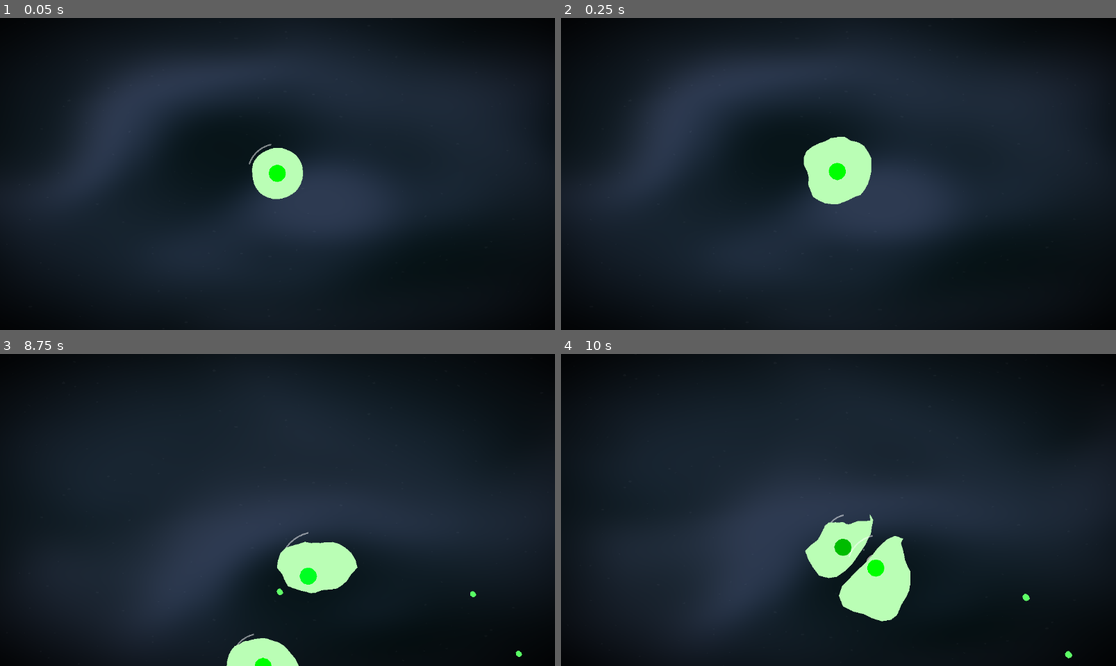
Above: before the commit, frames 1-4 (two rows, left to right).
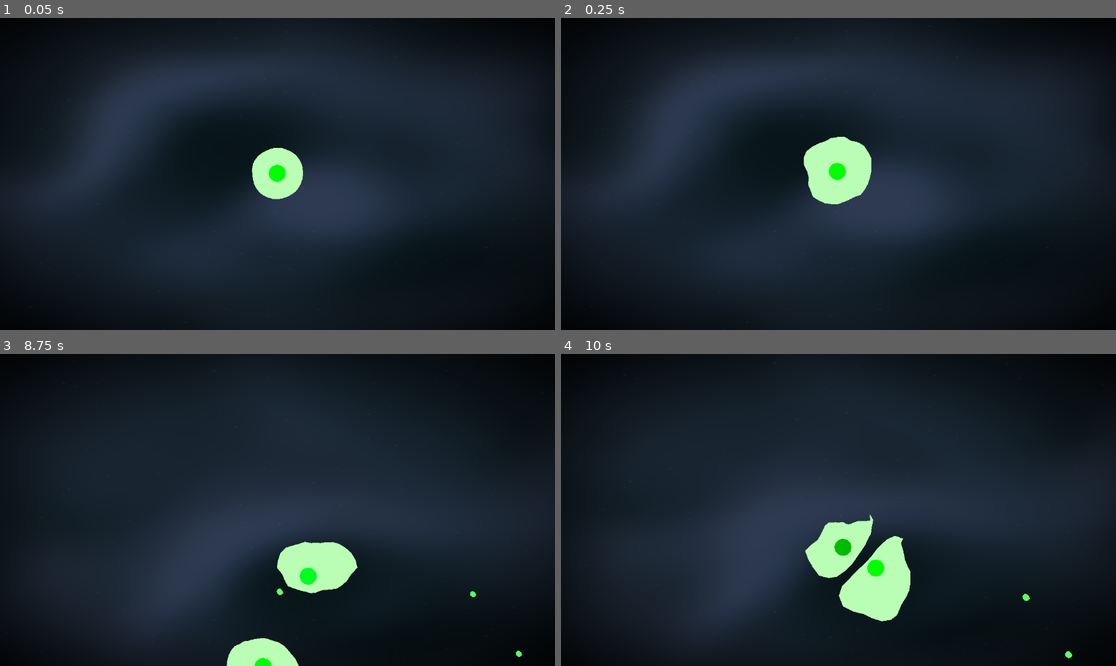
Above: after the commit, the same moments.

Repository: Snetchy09/jellism
Game: Godot game, scene res://World.tscn
Same seed, same stepped clock (60 frames per second), same inputs: the game is played once before the commit and once after it.
Inputs (mouse positions are in pixels of both pictures, inside the frame that each line leads up to):
- Up to frame 1 (0.05 s): no input
- Up to frame 2 (0.25 s): no input
- Up to frame 3 (8.75 s): move the mouse to (249, 572) at 0.52 s; hold Up (ui_up) 0.53-1.25 s; click (249, 572) at 0.67 s; drag from (444, 556) to (266, 634) at 1.27 s; tap Enter at 2, 6.5 s; move the mouse to (111, 463) at 2.02 s; hold Left (ui_left) 2.03-2.75 s; drag from (305, 510) to (111, 463) at 2.77 s; tap Space at 3.5, 8 s; move the mouse to (194, 432) at 3.52 s; hold Down (ui_down) 3.53-4.25 s; drag from (399, 494) to (194, 432) at 4.27 s; move the mouse to (166, 525) at 5.02 s; hold Up (ui_up) 5.03-5.75 s; click (166, 525) at 5.17 s; drag from (333, 441) to (166, 525) at 5.77 s; move the mouse to (249, 572) at 6.52 s; hold Right (ui_right) 6.53-7.25 s; drag from (444, 556) to (249, 572) at 7.27 s; move the mouse to (111, 463) at 8.02 s; hold Down (ui_down) from 8.03 s (still down)
- Up to frame 4 (10 s): release Down (ui_down) at 8.75 s; drag from (866, 510) to (672, 463) at 8.77 s; move the mouse to (755, 432) at 9.52 s; hold Up (ui_up) from 9.53 s (still down); click (755, 432) at 9.67 s

The runs differ from the first frame. In frame 1, less than 0.1% of the frame differs, in the area x 44-49%, y 40-47%; in frame 2, nothing differs; in frame 3, less than 0.1%; in frame 4, less than 0.1%, in the area x 48-57%, y 51-67%.

Commit message:
Auto commit

Diff:
--- a/cell/CellVisuals.gd
+++ b/cell/CellVisuals.gd
@@ -39,37 +39,6 @@
 		cell.nucleus.modulate = base_color
 
 func draw(cell: Node2D, time: float = 0.0):
-
-	# 1. NUCLEUS (jelly lag)
-	var nucleus_offset = (cell.external_force * -0.05).limit_length(10.0)
-	cell.draw_circle(
-		nucleus_offset,
-		cell.current_radius * 0.3,
-		Color(0, 0, 0, 0.2)
-	)
-	cell.draw_circle(
-		nucleus_offset,
-		cell.current_radius * 0.25,
-		cell.modulate.darkened(0.4)
-	)
-
-	# 2. INTERNAL ORGANELLES
-	for i in range(3):
-		var pos = Vector2(cos(i * 2.0), sin(i * 2.0)) * (cell.current_radius * 0.5)
-		cell.draw_circle(
-			pos + (cell.external_force * -0.02),
-			2.0,
-			Color(1, 1, 1, 0.3)
-		)
-
-	# 3. RIM LIGHTING
-	var points := PackedVector2Array()
-	for i in range(8):
-		var a = PI * 1.1 + (i * 0.15)
-		points.append(Vector2(cos(a), sin(a)) * (cell.current_radius * 0.85))
-
-	cell.draw_polyline(points, Color(1, 1, 1, 0.5), 3.0)
-
 	# BEING EATEN - RED GLOW & SUCTION
 	if cell.is_being_eaten and is_instance_valid(cell.being_eaten_by):
 		var eaten_pulse = sin(time * 15.0) * 0.5 + 0.5
@@ -82,10 +51,8 @@
 			var p1 = Vector2(cos(angle), sin(angle)) * cell.current_radius
 			var p2 = Vector2(cos(angle), sin(angle)) * (cell.current_radius * 0.4)
 			cell.draw_line(p1, p2, Color(3.0, 0.0, 0.0, 0.8), 4.0)
-
-		print("BEING EATEN: ", cell.eaten_amount * 100, "%")
 		return
-
+	#hii
 	# 1.  Carnivore - Spikes
 	if cell.current_role == 5:  # CARNIVORE
 		cell.modulate = Color(2.5, 0.1, 0.1)
